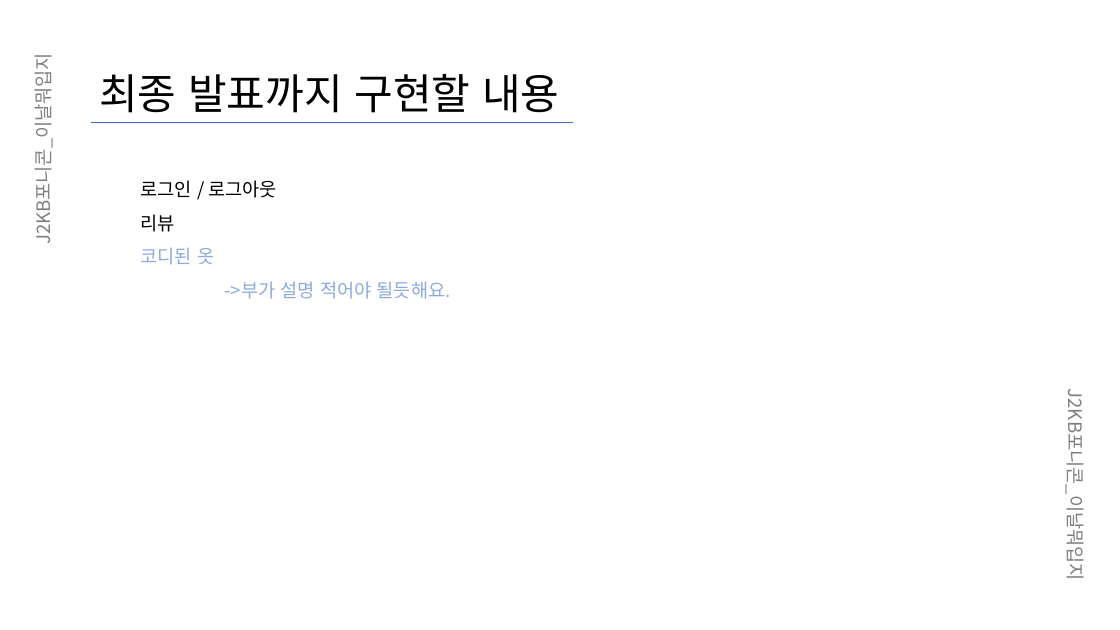
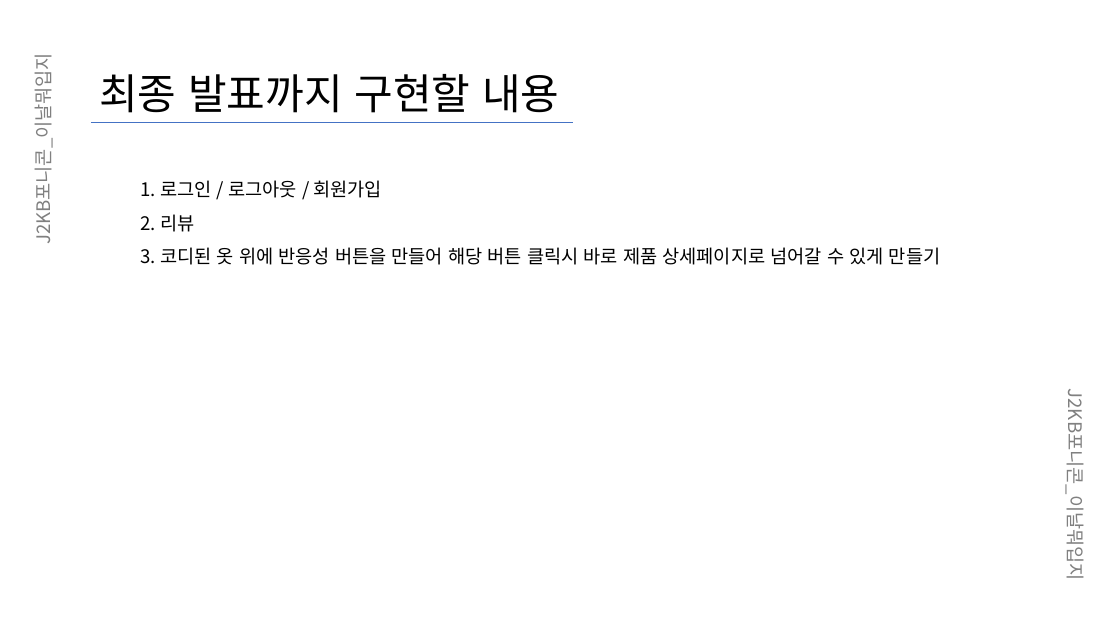
Before and after one commit to JinAru16/Django, a slide deck: slide 8 of 이날뭐입지_중간발표.pptx (slide 6 before the commit). Drawn at 1120x630 pixels with LibreOffice and Linux fonts; fonts in the diff are those of the drawing. Boxes give left, top, right and bottom in pixels: in the first picture for what was removed or moved away, otherwise in the second. Text is boxed around its words. In the diff, an @@ line names an element or a change of style, - is before the commit and + after.

```diff
--- a/이날뭐입지_중간발표.pptx
+++ b/이날뭐입지_중간발표.pptx
@@ text at (141,180,940,265): text changed; text colour #8FAADC to #000000 @@
-로그인 / 로그아웃
-리뷰
-코디된 옷
-->부가 설명 적어야 될듯해요.
+1. 로그인 / 로그아웃 / 회원가입
+2. 리뷰
+3. 코디된 옷 위에 반응성 버튼을 만들어 해당 버튼 클릭시 바로 제품 상세페이지로 넘어갈 수 있게 만들기
```
Also in this commit, not shown: 4 other slides changed, 2 slides added.
